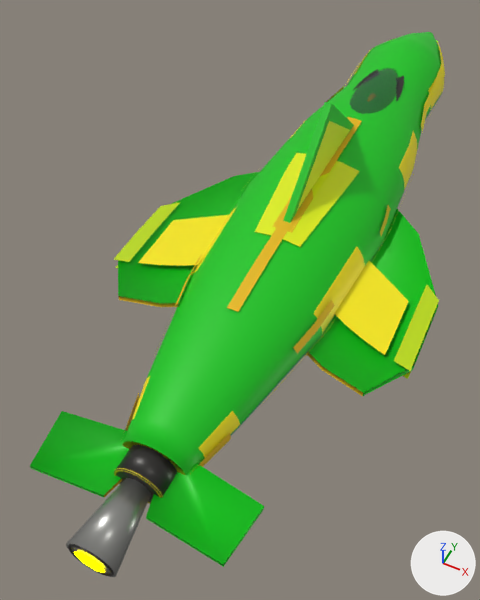
An edit to the glTF model ThoriumGap_JS/models/Ship_Orca_652174.glb, drawn before and after from the same camera.
One viewpoint serves both versions: a camera (50 mm lens) standing at (1.78, -5.65, 4.85) and looking at (-0.34, -1.42, -0.43). Lighting does not change. The marker at lower right points along +X, +Y and +Z. The first picture is the older version. Where no turn or scale is listed for an object, it has been applied to the vertices.

The scene before the commit, as lines of its bpy script (objects in view):
```python
ob_engineemitter = bpy.data.objects.new('EngineEmitter', me_engineemitter)
ob_engineemitter.location = (0.0, 0.0, 0.0)
ob_fuselage_orcacountershadedhull = bpy.data.objects.new('Fuselage_OrcaCountershadedHull', me_fuselage_orcacountershadedhull_mesh)
ob_fuselage_orcacountershadedhull.location = (0.0, 0.0, 0.0)
ob_painteyepatch_left_forwardwhitecomma = bpy.data.objects.new('PaintEyePatch_Left_ForwardWhiteComma', me_painteyepatch_left_forwardwhitecomma_mesh)
ob_painteyepatch_left_forwardwhitecomma.location = (0.0, 0.0, 0.0)
ob_painteyepatch_right_forwardwhitecomma = bpy.data.objects.new('PaintEyePatch_Right_ForwardWhiteComma', me_painteyepatch_right_forwardwhitecomma_mesh)
ob_painteyepatch_right_forwardwhitecomma.location = (0.0, 0.0, 0.0)
ob_pectoralfin_left_aerofoilwingfin = bpy.data.objects.new('PectoralFin_Left_AerofoilWingFin', me_pectoralfin_left_aerofoilwingfin_mesh)
ob_pectoralfin_left_aerofoilwingfin.location = (0.0, 0.0, 0.0)
ob_pectoralfinpaint_left_broadsimplepaneltop = bpy.data.objects.new('PectoralFinPaint_Left_BroadSimplePanelTop', me_pectoralfinpaint_left_broadsimplepaneltop_mesh)
ob_pectoralfinpaint_left_broadsimplepaneltop.location = (0.0, 0.0, 0.0)
ob_pectoralfinpaint_right_broadsimplepaneltop = bpy.data.objects.new('PectoralFinPaint_Right_BroadSimplePanelTop', me_pectoralfinpaint_right_broadsimplepaneltop_mesh)
ob_pectoralfinpaint_right_broadsimplepaneltop.location = (0.0, 0.0, 0.0)
# also in view: 'TailFluke_Right_SweptAftStabilizer' at (0.52, -3.75, 0.02); 'TailFluke_Left_SweptAftStabilizer' at (-0.5, -3.75, 0.02); 'DorsalFinRootPad_BlendedBackSaddle' at (0.0, -0.18, 0.56); 'PectoralFin_Right_AerofoilWingFin' at (1.03, -0.86, -0.04); 'DorsalFin_MainSweptKeel' at (0.0, -0.19, 0.92)
```
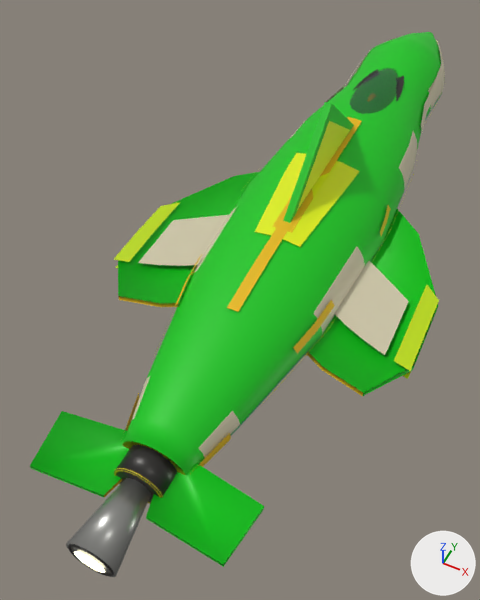
Pixel boxes (x1, y1, x2, y2) of what changed, in the pictures (480 x 600 px):
'Fuselage_OrcaCountershadedHull', recoloured: (131, 38, 444, 460) in both
'PectoralFinPaint_Right_BroadSimplePanelTop', recoloured (yellow to beige): (334, 261, 409, 355) in both
'PectoralFinPaint_Left_BroadSimplePanelTop', recoloured (yellow to beige): (138, 215, 229, 266) in both
'PaintEyePatch_Right_ForwardWhiteComma', recoloured: (421, 41, 445, 133) in both
'EngineEmitter', recoloured (yellow to beige): (74, 551, 105, 573) in both
'PaintEyePatch_Left_ForwardWhiteComma', recoloured: (329, 48, 373, 100) in both

What the commit changed:
In material 'EngineGlow' (mat_engineglow), emission_color goes from (1.0, 1.0, 0.0) (yellow #ffff00) to (0.62, 0.57, 0.4) (beige #cec7aa).
Material 'Ship_OrcaFamily_Scout_split_countershade_GreenWithWhiteDetails_Seed652174_Paint_Primary_GreenWithWhiteDetails' (mat_ship_orcafamily_scout_split_countershade_greenwithwhitedetails_seed652174_paint_primary_greenwithwhitedetails) changes colour from yellow #f6e700 to beige #cec7aa; in linear values from (0.922, 0.799, 0.0) to (0.62, 0.57, 0.4).
